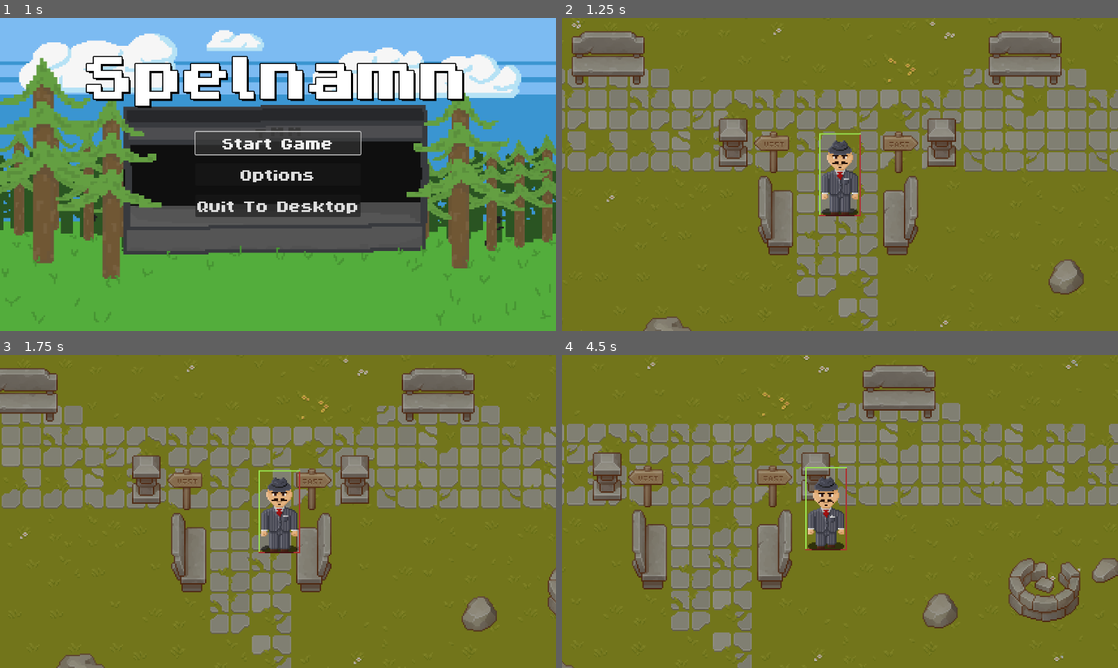
Above: before the commit, frames 1-4 (two rows, left to right).
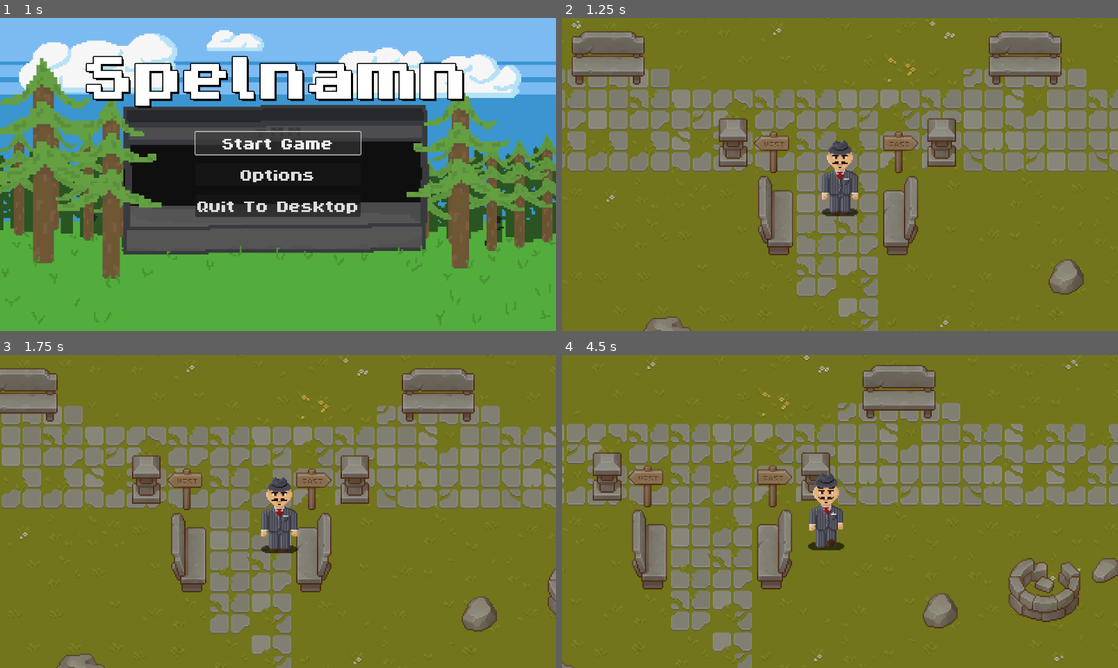
Above: after the commit, the same moments.

Repository: Goldstar32/TMMGame
Game: Godot game, scene res://Scenes/Menus/main_menu.tscn
Two runs of this game, one before a commit and one after it. Both use one fixed random seed, a clock stepped at 60 frames per second and the inputs below.
Inputs:
- Up to frame 1 (1 s): click "Start Game" at 0.5 s
- Up to frame 2 (1.25 s): no input
- Up to frame 3 (1.75 s): hold D (right) from 1.28 s (still down)
- Up to frame 4 (4.5 s): release D (right) at 2.03 s; hold S (down) 2.03-2.78 s; hold D (right) 2.78-3.53 s; hold W (up) 3.53-4.28 s; hold A (left) from 4.28 s (still down)

Frame 1 is identical in both runs. In frame 2, 0.2% of the frame differs, in the area x 46-54%, y 36-64%; in frame 3, 0.2%; in frame 4, 0.7%, in the area x 43-52%, y 35-63%.

Commit message:
Added animation
Added new animation for walking "up" and adjusted animation for walking down

Diff:
--- a/Scenes/Testing/player.tscn
+++ b/Scenes/Testing/player.tscn
@@ -51,11 +51,29 @@
 "values": [Vector2i(1, 0), Vector2i(2, 0), Vector2i(3, 0), Vector2i(4, 0), Vector2i(5, 0), Vector2i(6, 0), Vector2i(7, 0)]
 }
 
+[sub_resource type="Animation" id="Animation_ftpnl"]
+resource_name = "walk_up"
+length = 0.7
+loop_mode = 1
+tracks/0/type = "value"
+tracks/0/imported = false
+tracks/0/enabled = true
+tracks/0/path = NodePath("Sprite2D:frame_coords")
+tracks/0/interp = 1
+tracks/0/loop_wrap = true
+tracks/0/keys = {
+"times": PackedFloat32Array(0, 0.1, 0.2, 0.3, 0.4, 0.5, 0.6),
+"transitions": PackedFloat32Array(1, 1, 1, 1, 1, 1, 1),
+"update": 1,
+"values": [Vector2i(0, 1), Vector2i(2, 1), Vector2i(3, 1), Vector2i(4, 1), Vector2i(5, 1), Vector2i(6, 1), Vector2i(7, 1)]
+}
+
 [sub_resource type="AnimationLibrary" id="AnimationLibrary_fh44g"]
 _data = {
 "RESET": SubResource("Animation_4wquc"),
 "idle_down": SubResource("Animation_uh3vl"),
-"walk_down": SubResource("Animation_cpij6")
+"walk_down": SubResource("Animation_cpij6"),
+"walk_up": SubResource("Animation_ftpnl")
 }
 
 [sub_resource type="CapsuleShape2D" id="CapsuleShape2D_b7tim"]
--- a/Scripts/Player/player.gd
+++ b/Scripts/Player/player.gd
@@ -15,7 +15,7 @@
 		var direction = "down"
 		if velocity.x < 0: direction = "down" # actually left
 		elif velocity.x > 0: direction = "down" # actually right
-		elif velocity.y < 0: direction = "down" # actually up
+		elif velocity.y < 0: direction = "up"
 
 		animations.play("walk_" + direction)
 
Binary file changed: Assets/sprites/character-sprites/mafioso.png
Not shown: 1 places in Scenes/Testing/player.tscn that only renumber resources
